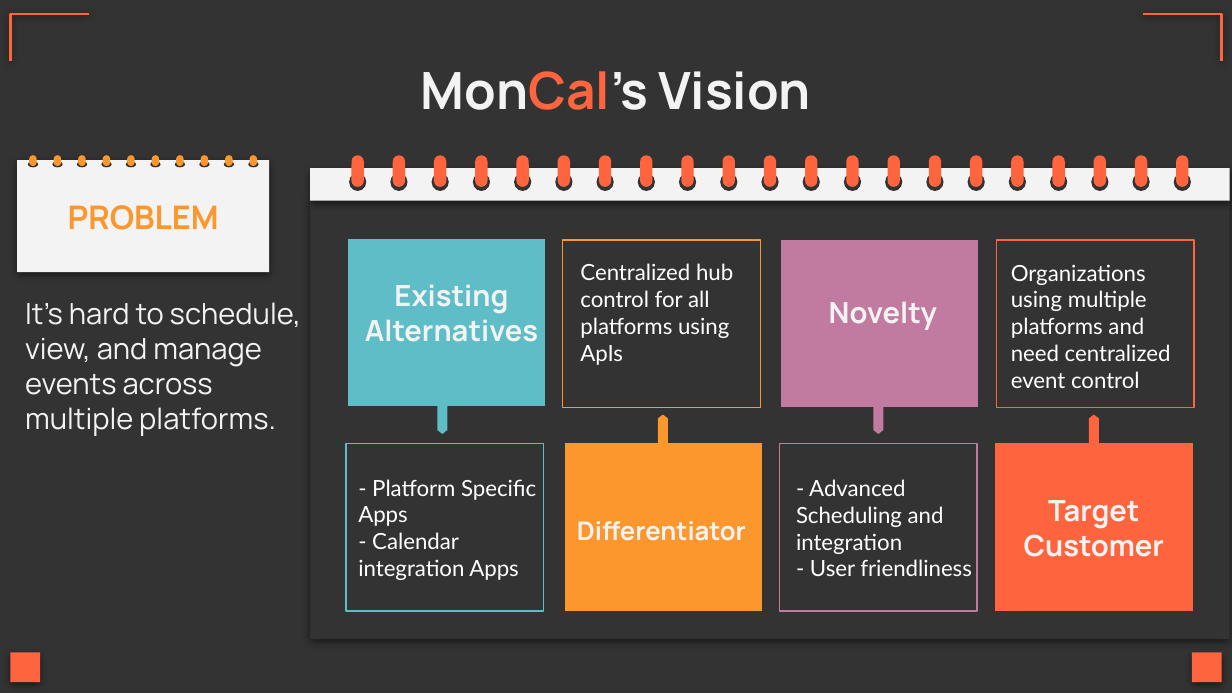
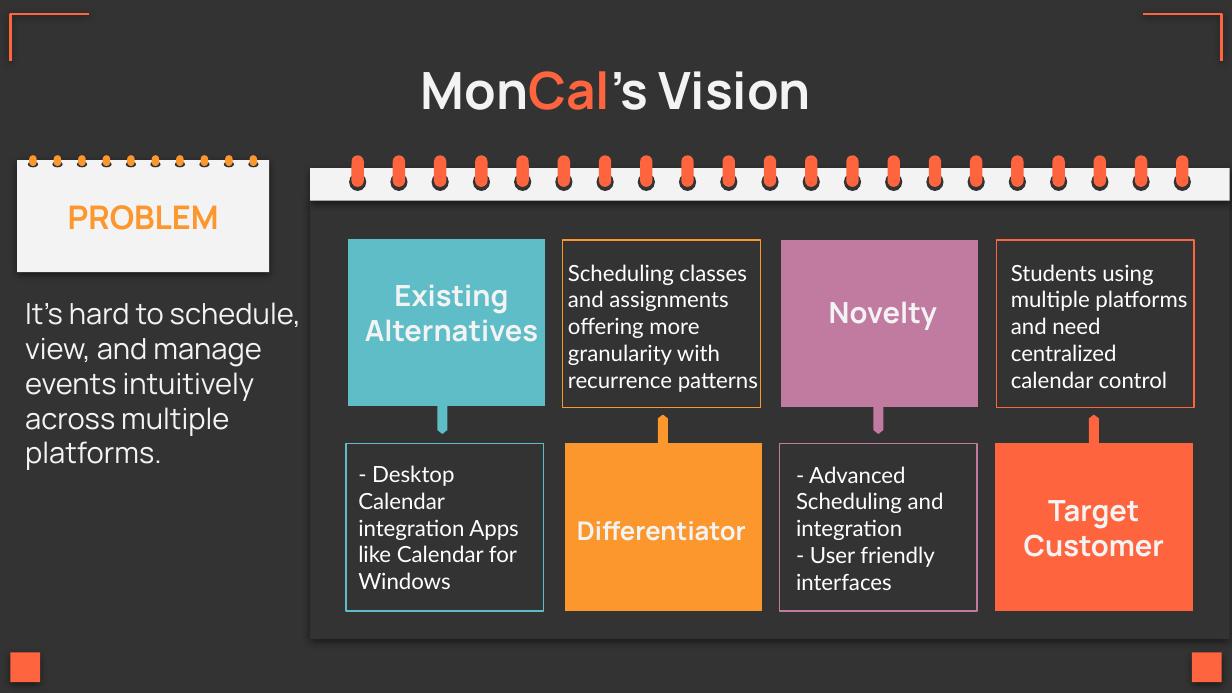
Before and after one commit to Prasana-sys/team-project-moncef, a slide deck: slide 2 of MonCal Intro Presentation.pptx. Drawn at 1232x693 pixels with LibreOffice and Linux fonts; fonts in the diff are those of the drawing. Boxes give left, top, right and bottom in pixels: in the first picture for what was removed or moved away, otherwise in the second. Text is boxed around its words. In the diff, an @@ line names an element or a change of style, - is before the commit and + after.

```diff
--- a/MonCal Intro Presentation.pptx
+++ b/MonCal Intro Presentation.pptx
@@ text at bbox=[568, 264, 758, 392]: text changed @@
-Centralized hub control for all platforms using ApIs
+Scheduling classes and assignments offering more granularity with recurrence patterns
@@ text at bbox=[1011, 264, 1187, 388]: text changed @@
-Organizations using multiple platforms and need centralized event control
+Students using multiple platforms and need centralized calendar control
@@ subtitle at bbox=[25, 302, 301, 470]: text changed @@
-It’s hard to schedule, view, and manage events across multiple platforms.
+It’s hard to schedule, view, and manage events intuitively across multiple platforms.
@@ text at bbox=[358, 465, 518, 589]: text changed @@
-- Platform Specific Apps
-- Calendar integration Apps
+- Desktop Calendar integration Apps like Calendar for Windows
@@ text at bbox=[796, 546, 934, 590]: text changed @@
-- User friendliness
+- User friendly interfaces
```
Also in this commit, not shown: 2 other slides changed.
